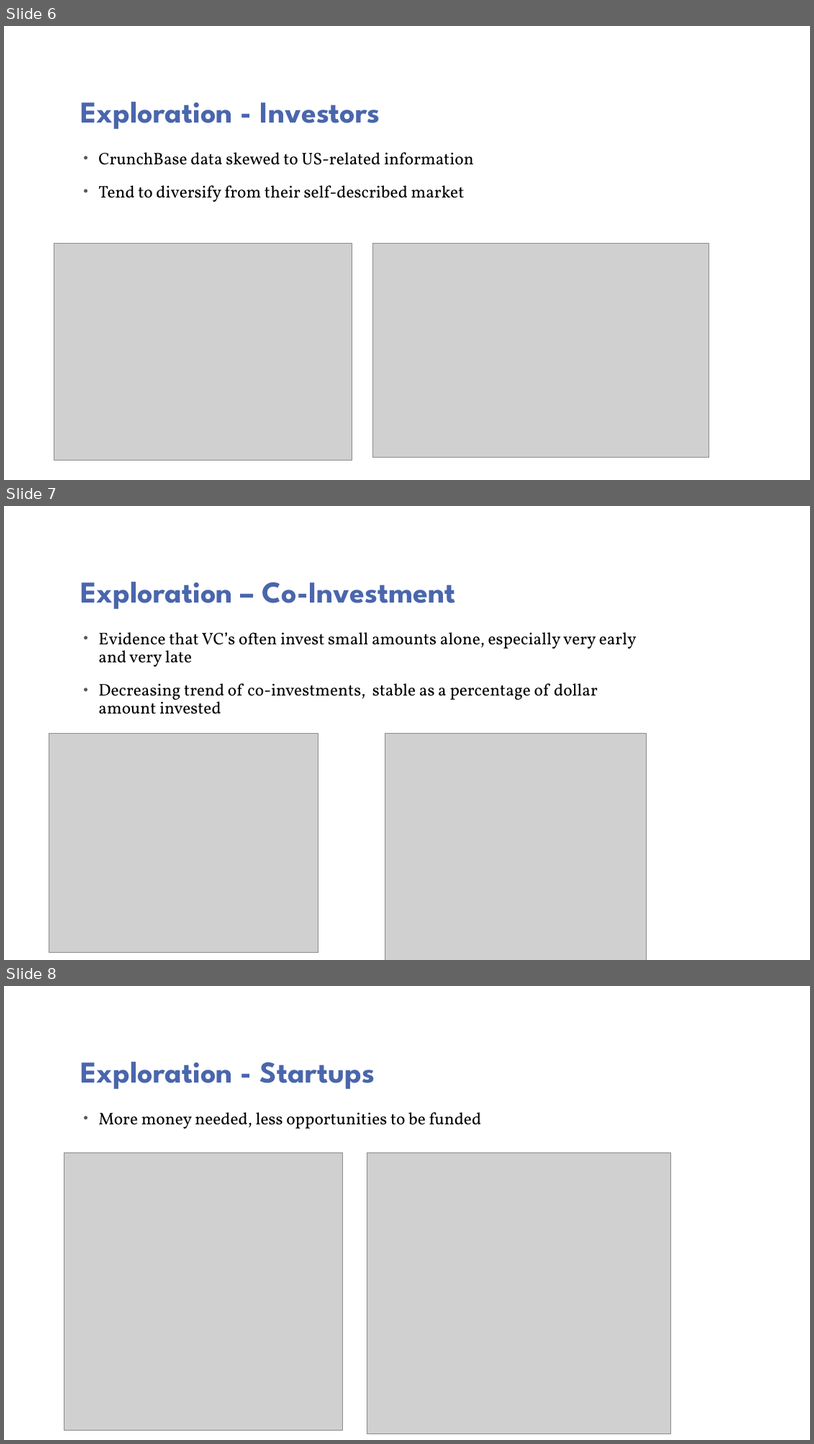
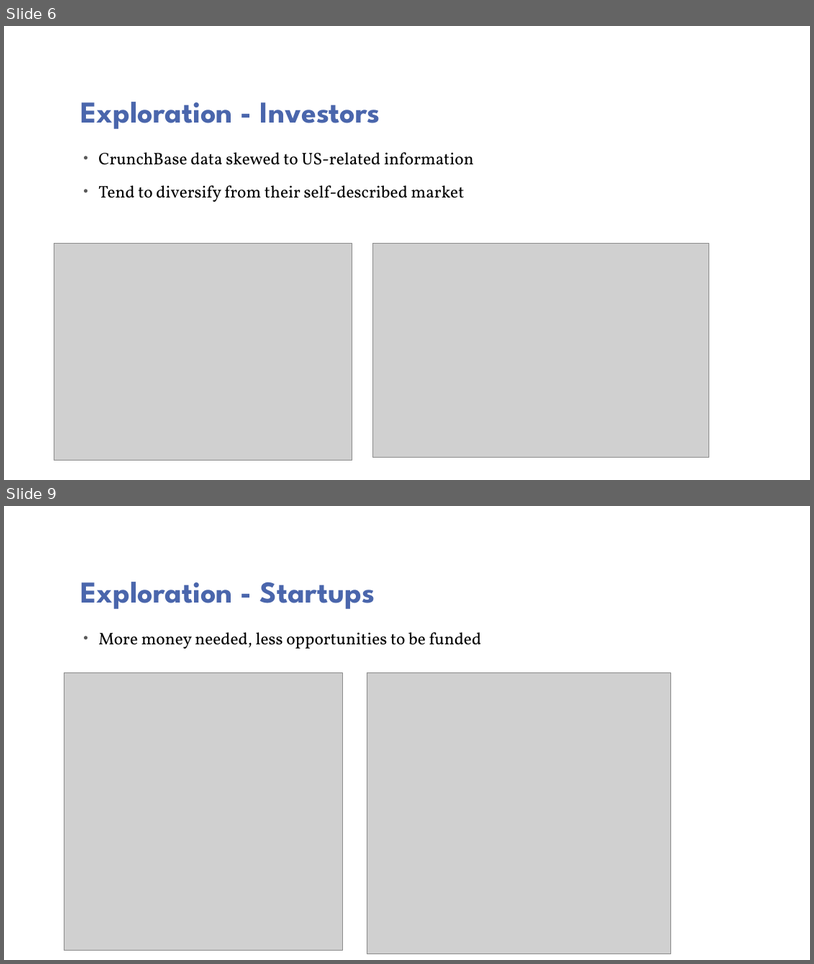
Before and after one commit to nicole-erich/MSBA-Summer, a slide deck: Project_Erich_Li_Peng_Wang.pptx. Shown one above the other, each under a label of ours: slides 6, 7 and 8 before the commit, slides 6 and 9 after it; the slides between them are not shown. The pictures are 814x1444 and 814x964 pixels, drawn with LibreOffice and Linux fonts; fonts in the diff are those of the drawing; grey boxes stand for pictures; background and template pictures are left out. Boxes give left, top, right and bottom in pixels: in the first picture for what was removed or moved away, otherwise in the second. Text is boxed around its words. In the diff, an @@ line names an element or a change of style, - is before the commit and + after.

```diff
--- a/Project_Erich_Li_Peng_Wang.pptx
+++ b/Project_Erich_Li_Peng_Wang.pptx
@@ slide 7 removed at box(4, 506, 810, 960), background picture (left out) @@
@@ title removed at box(80, 582, 456, 609) @@
-Exploration – Co-Investment
@@ text removed at box(98, 632, 637, 714) @@
-• Evidence that VC’s often invest small amounts alone, especially very early and very late
-• Decreasing trend of co-investments, stable as a percentage of dollar amount invested
@@ picture removed at box(49, 733, 318, 952) @@
@@ picture removed at box(385, 733, 647, 960) @@
@@ what was slide 8 is now slide 9 @@
```
Also in this commit, not shown: 1 slide changed, 2 slides added.
